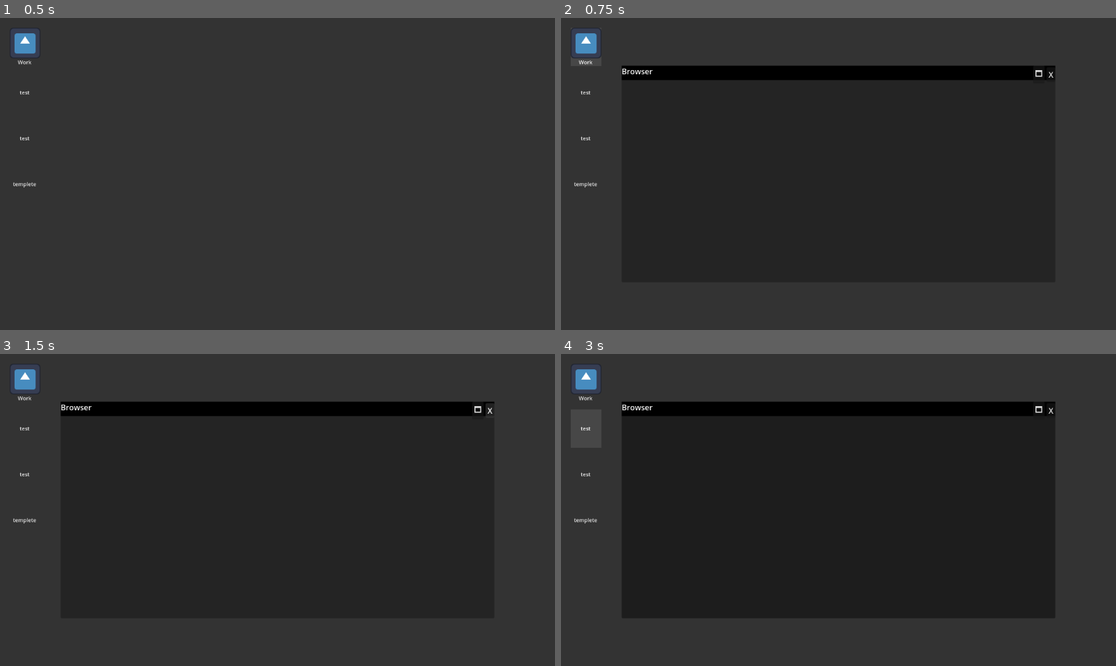
Above: before the commit, frames 1-4 (two rows, left to right).
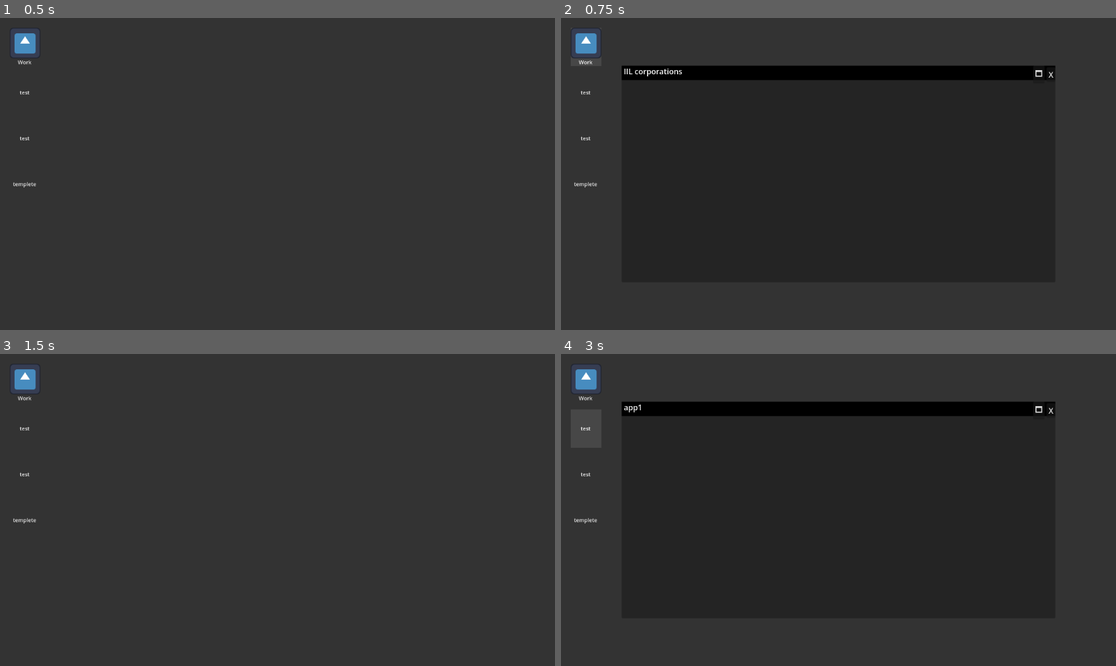
Above: after the commit, the same moments.

Repository: IIL-tester/horror_empolyment
Game: Godot game, scene res://scenes/game.tscn
Same seed, same stepped clock (60 frames per second), same inputs: the game is played once before the commit and once after it. The engine's default icon, where the game draws it, is replaced by a stand-in: a white triangle on a blue panel in a dark square.
Inputs (mouse positions are in pixels of both pictures, inside the frame that each line leads up to):
- Up to frame 1 (0.5 s): no input
- Up to frame 2 (0.75 s): click "Work" at 0.5 s
- Up to frame 3 (1.5 s): click "X" at 1.25 s
- Up to frame 4 (3 s): click (1038, 410) at 2 s, where only the run before the commit has a clickable "🗖"; click "test" at 2.75 s

Frame 1 is identical in both runs. In frame 2, 0.1% of the frame differs, in the area x 11-22%, y 16-19%; in frame 3, 3.6%, in the area x 10-90%, y 15-21%; in frame 4, less than 0.1%.

Commit message:
script update

Diff:
--- a/scripts/window.gd
+++ b/scripts/window.gd
@@ -1,40 +1,42 @@
 extends Node2D
 
-var dragging_node = null
-var resizing_node = null
+var dragging_node: Control = null
+var resizing_node: Control = null
 var drag_offset = Vector2()
 var window_restore_data = {}
 
 func _ready() -> void:
+	await get_tree().process_frame
 	for child in get_children():
 		if child is Control:
 			_setup_window_functionality(child)
 
 func _setup_window_functionality(window: Control) -> void:
-	# PATH UPDATE: Added "top/" prefix to match your new scene tree
-	var label = window.get_node_or_null("top/top bar/top bar/window_name")
+	var label = window.find_child("window_name", true, false)
 	if label and label is Label:
 		label.text = " " + window.name
 
-	var exit_btn = window.get_node_or_null("top/top bar/edge buttons/Exit button")
+	var exit_btn = window.find_child("Exit button", true, false)
 	if exit_btn and exit_btn is Button:
-		exit_btn.pressed.connect(func(): window.hide())
+		if not exit_btn.pressed.is_connected(window.hide):
+			exit_btn.pressed.connect(window.hide)
 
-	var max_btn = window.get_node_or_null("top/top bar/edge buttons/resize button")
+	var max_btn = window.find_child("resize button", true, false)
 	if max_btn and max_btn is Button:
-		max_btn.pressed.connect(func(): _toggle_maximize(window))
+		# Use callable to ensure we don't connect multiple times
+		var toggle_call = _toggle_maximize.bind(window)
+		if not max_btn.pressed.is_connected(toggle_call):
+			max_btn.pressed.connect(toggle_call)
 
 func _toggle_maximize(window: Control):
 	var desktop_size = get_viewport_rect().size
 
 	if window_restore_data.has(window):
-		# RESTORE
 		var data = window_restore_data[window]
 		window.size = data["size"]
 		window.global_position = data["pos"]
 		window_restore_data.erase(window)
 	else:
-		# MAXIMIZE
 		window_restore_data[window] = {
 			"pos": window.global_position,
 			"size": window.size
@@ -42,7 +44,7 @@
 		window.global_position = Vector2.ZERO
 		window.size = desktop_size
 
-	move_child(window, -1)
+	window.move_to_front()
 
 func _input(event: InputEvent) -> void:
 	if event is InputEventMouseButton:
@@ -57,38 +59,34 @@
 		if dragging_node:
 			if window_restore_data.has(dragging_node):
 				_toggle_maximize(dragging_node)
-				drag_offset = Vector2(dragging_node.size.x / 2, 10)
+				drag_offset = Vector2(dragging_node.size.x / 2, 15)
 
-			dragging_node.global_position = get_global_mouse_position() - drag_offset
+			dragging_node.global_position = event.global_position - drag_offset
 
 		elif resizing_node:
-			var new_size = get_global_mouse_position() - resizing_node.global_position
-			resizing_node.size = Vector2(max(200, new_size.x), max(150, new_size.y))
+			var mouse_pos = event.global_position
+			var new_size = mouse_pos - resizing_node.global_position
+			resizing_node.size = Vector2(max(300, new_size.x), max(200, new_size.y))
 
 func _attempt_action() -> void:
 	var mouse_pos = get_global_mouse_position()
 	var children = get_children()
-	children.reverse()
 
-	for child in children:
+	for i in range(children.size() - 1, -1, -1):
+		var child = children[i]
 		if child is Control and child.visible:
 			if not child.get_global_rect().has_point(mouse_pos):
 				continue
 
-			move_child(child, -1)
+			child.move_to_front()
 
+			# FIX: If we are over a button, STOP and let the button's own signal work
 			if _is_mouse_over_button(child, mouse_pos):
+				# Do NOT set dragging_node. Let the button handle the click.
 				return
 
-			# PATH UPDATE: Added "top/" prefix
-			var resize_btn = child.get_node_or_null("top/top bar/edge buttons/resize button")
-			if resize_btn and resize_btn.get_global_rect().has_point(mouse_pos):
-				resizing_node = child
-				get_viewport().set_input_as_handled()
-				return
-
-			# PATH UPDATE: Added "top/" prefix (The draggable title bar area)
-			var title_bar = child.get_node_or_null("top/top bar")
+			# Check Drag Area (The bar)
+			var title_bar = child.find_child("top bar", true, false)
 			if title_bar and title_bar.get_global_rect().has_point(mouse_pos):
 				dragging_node = child
 				drag_offset = mouse_pos - child.global_position
@@ -99,12 +97,13 @@
 			return
 
 func _is_mouse_over_button(window: Control, mouse_pos: Vector2) -> bool:
-	# PATH UPDATE: Added "top/" prefix
-	var exit_btn = window.get_node_or_null("top/top bar/edge buttons/Exit button")
-	var max_btn = window.get_node_or_null("top/top bar/edge buttons/resize button")
+	var exit_btn = window.find_child("Exit button", true, false)
+	var max_btn = window.find_child("resize button", true, false)
 
+	# Check both buttons. If mouse is over either, we shouldn't start a window drag.
 	if exit_btn and exit_btn.get_global_rect().has_point(mouse_pos):
 		return true
 	if max_btn and max_btn.get_global_rect().has_point(mouse_pos):
 		return true
+
 	return false
